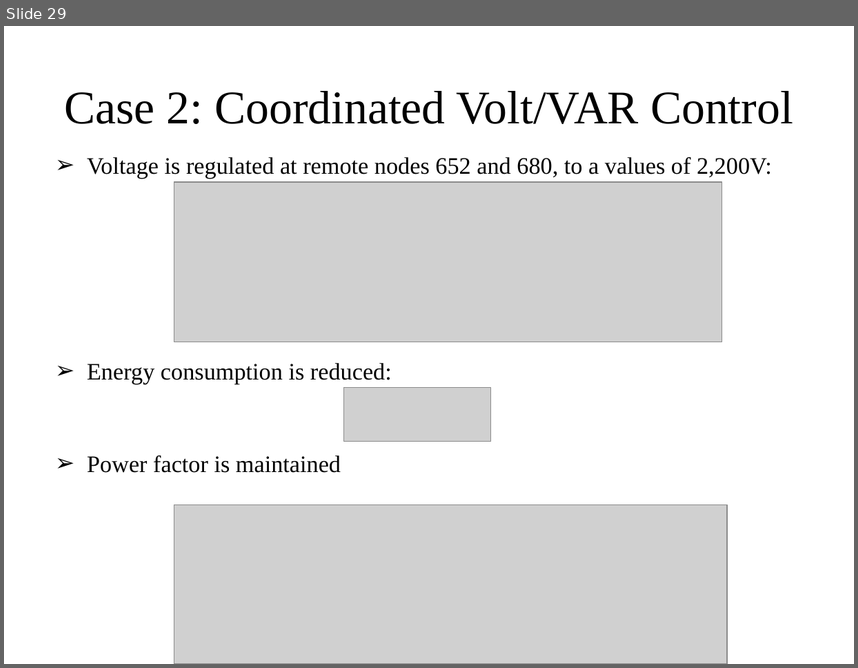
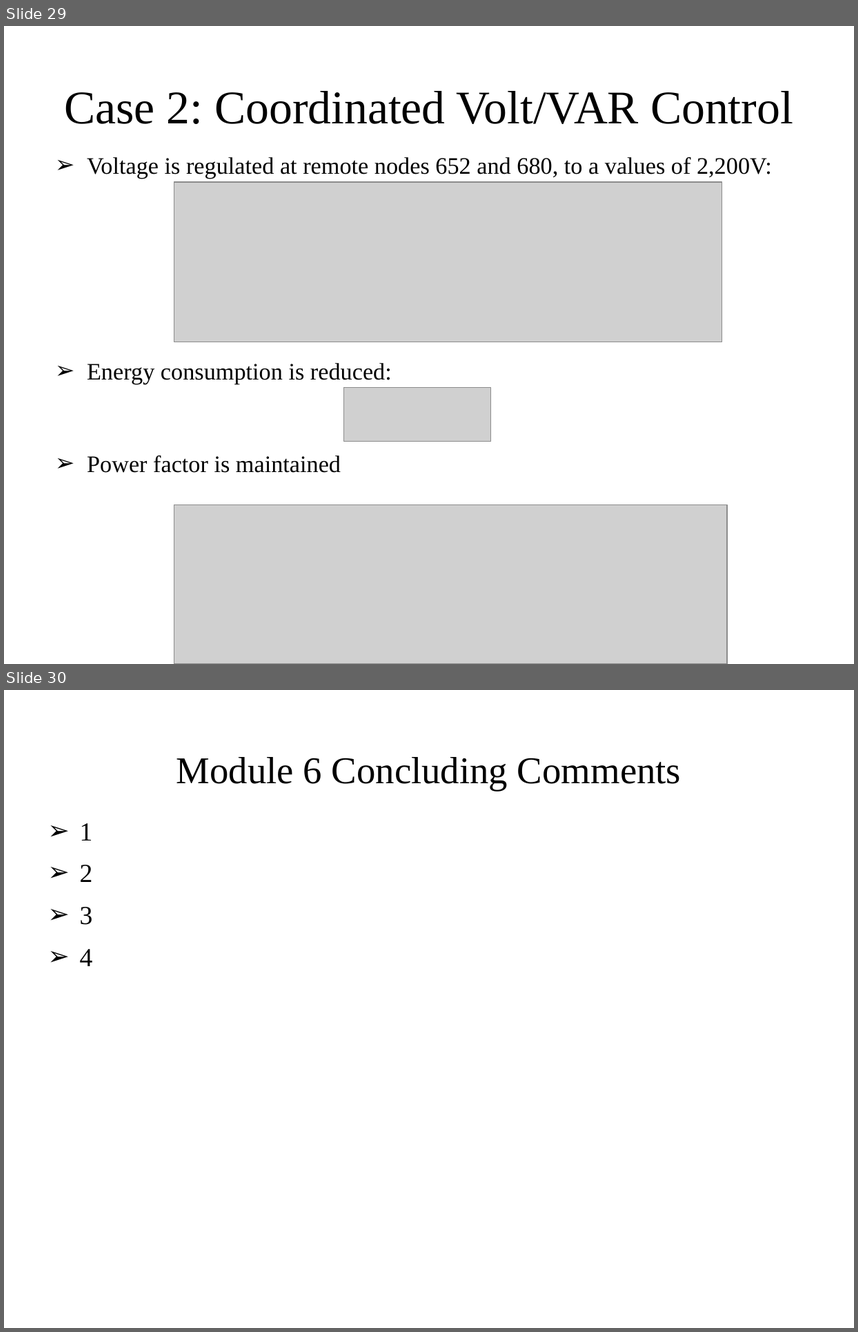
Before and after one commit to gridlab-d/course, a slide deck: University of Washington Class/Module 6 - Volt-VAR Optimization.pptx. Shown one above the other, each under a label of ours: slide 29 before the commit, slides 29 and 30 after it. The pictures are 858x668 and 858x1332 pixels, drawn with LibreOffice and Linux fonts; fonts in the diff are those of the drawing; grey boxes stand for pictures. Boxes give left, top, right and bottom in pixels: in the first picture for what was removed or moved away, otherwise in the second. Text is boxed around its words. In the diff, an @@ line names an element or a change of style, - is before the commit and + after.

```diff
--- a/University of Washington Class/Module 6 - Volt-VAR Optimization.pptx
+++ b/University of Washington Class/Module 6 - Volt-VAR Optimization.pptx
@@ slide 30 added at [4, 690, 854, 1328], background #FFFFFF @@
@@ title added at [176, 757, 681, 791], 32 pt, text #000000 @@
+Module 6 Concluding Comments
@@ text added at [80, 823, 93, 966], 22 pt, text #000000 @@
+➢ 1
+➢ 2
+➢ 3
+➢ 4
```
Also in this commit, not shown: 4 other files.
